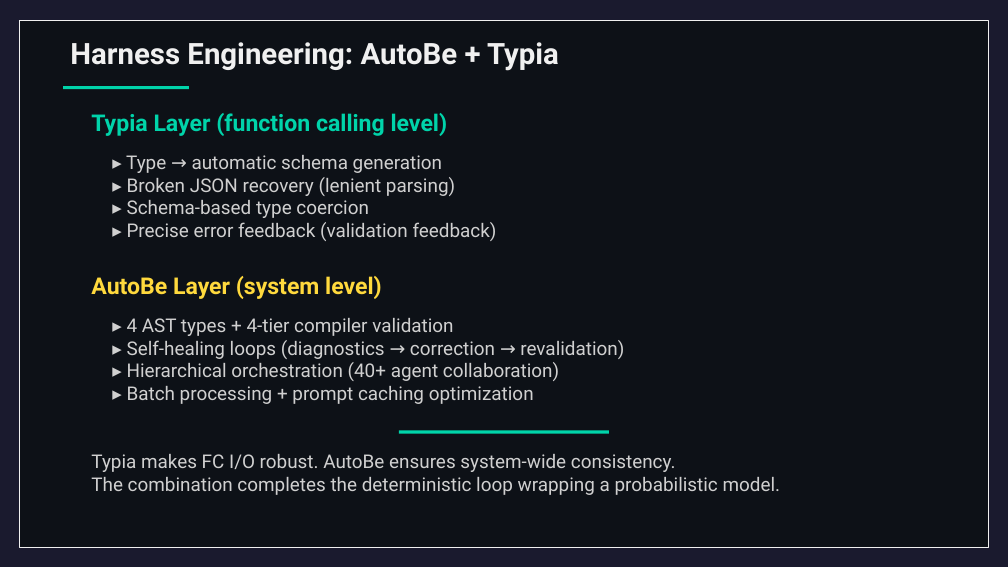
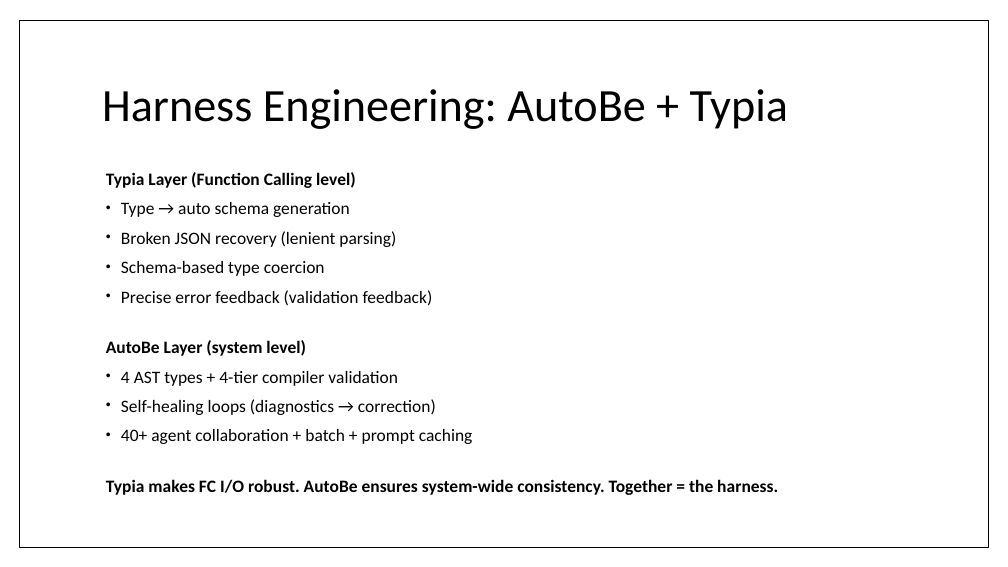
Before and after one commit to wrtnlabs/autobe, a slide deck: slide 35 of website/public/seminars/20260326-qwen-meetup-korea.pptx (slide 32 before the commit). Drawn at 1008x567 pixels with LibreOffice and Linux fonts; fonts in the diff are those of the drawing. Boxes give left, top, right and bottom in pixels: in the first picture for what was removed or moved away, otherwise in the second. Text is boxed around its words. In the diff, an @@ line names an element or a change of style, - is before the commit and + after.

```diff
--- a/website/public/seminars/20260326-qwen-meetup-korea.pptx
+++ b/website/public/seminars/20260326-qwen-meetup-korea.pptx
@@ background #1A1A2E to #FFFFFF @@
@@ rectangle at <box>19,20,988,547</box>: fill #0D1117 to #FFFFFF; outline #F0F0F0 1 pt to #000000 1 pt @@
@@ title "Harness Engineering: AutoBe + Typia": place and size @@
-title "Harness Engineering: AutoBe + Typia" at <box>70,42,559,71</box>
+title "Harness Engineering: AutoBe + Typia" at <box>102,89,788,129</box>
@@ title "Harness Engineering: AutoBe + Typia" at <box>102,89,788,129</box>: size 28 to 44 pt, font Roboto to Calibri, text colour #F0F0F0 to #000000, bold off; line spacing 1 to 0.9; vertical alignment top to middle @@
@@ rectangle removed at <box>63,86,189,89</box> @@
@@ text removed at <box>91,113,448,136</box> @@
-Typia Layer (function calling level)
@@ text added at <box>106,172,778,495</box>, 16.6 pt, text #000000 @@
+Typia Layer (Function Calling level)
+• Type → auto schema generation
+• Broken JSON recovery (lenient parsing)
+• Schema-based type coercion
+• Precise error feedback (validation feedback)
+AutoBe Layer (system level)
+• 4 AST types + 4-tier compiler validation
+• Self-healing loops (diagnostics → correction)
+• 40+ agent collaboration + batch + prompt caching
+Typia makes FC I/O robust. AutoBe ensures system-wide consistency. Together = the harness.
@@ text removed at <box>126,155,497,241</box> @@
-▸ Type → automatic schema generation
-▸ Broken JSON recovery (lenient parsing)
-▸ Schema-based type coercion
-▸ Precise error feedback (validation feedback)
@@ text removed at <box>91,276,382,299</box> @@
-AutoBe Layer (system level)
@@ text removed at <box>127,318,624,404</box> @@
-▸ 4 AST types + 4-tier compiler validation
-▸ Self-healing loops (diagnostics → correction → revalidation)
-▸ Hierarchical orchestration (40+ agent collaboration)
-▸ Batch processing + prompt caching optimization
@@ rectangle removed at <box>399,430,609,433</box> @@
@@ text removed at <box>91,454,781,495</box> @@
-Typia makes FC I/O robust. AutoBe ensures system-wide consistency.
-The combination completes the deterministic loop wrapping a probabilistic model.
```
Also in this commit, not shown: 31 other slides changed, 33 slides added, 28 slides removed, 1 other file.
